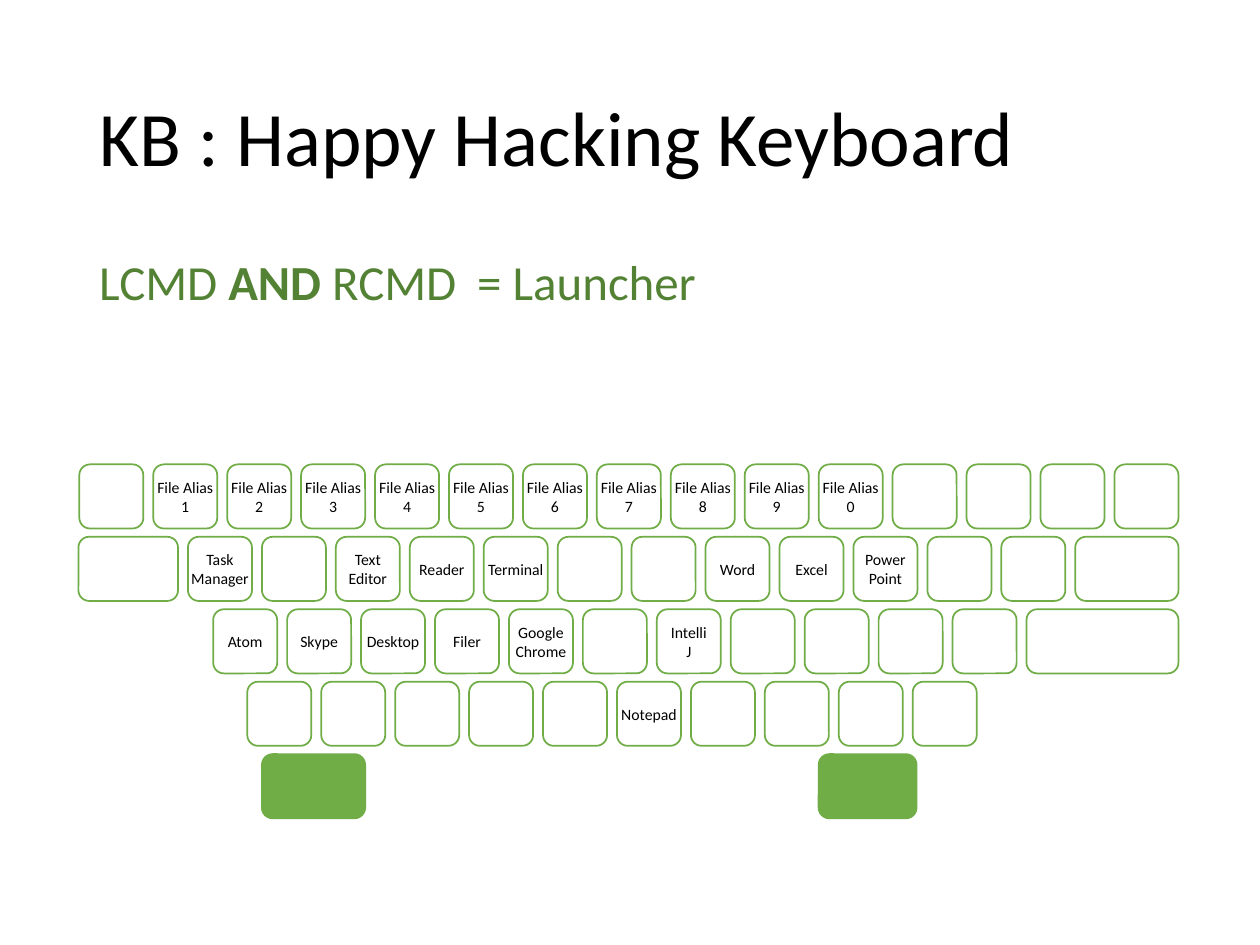
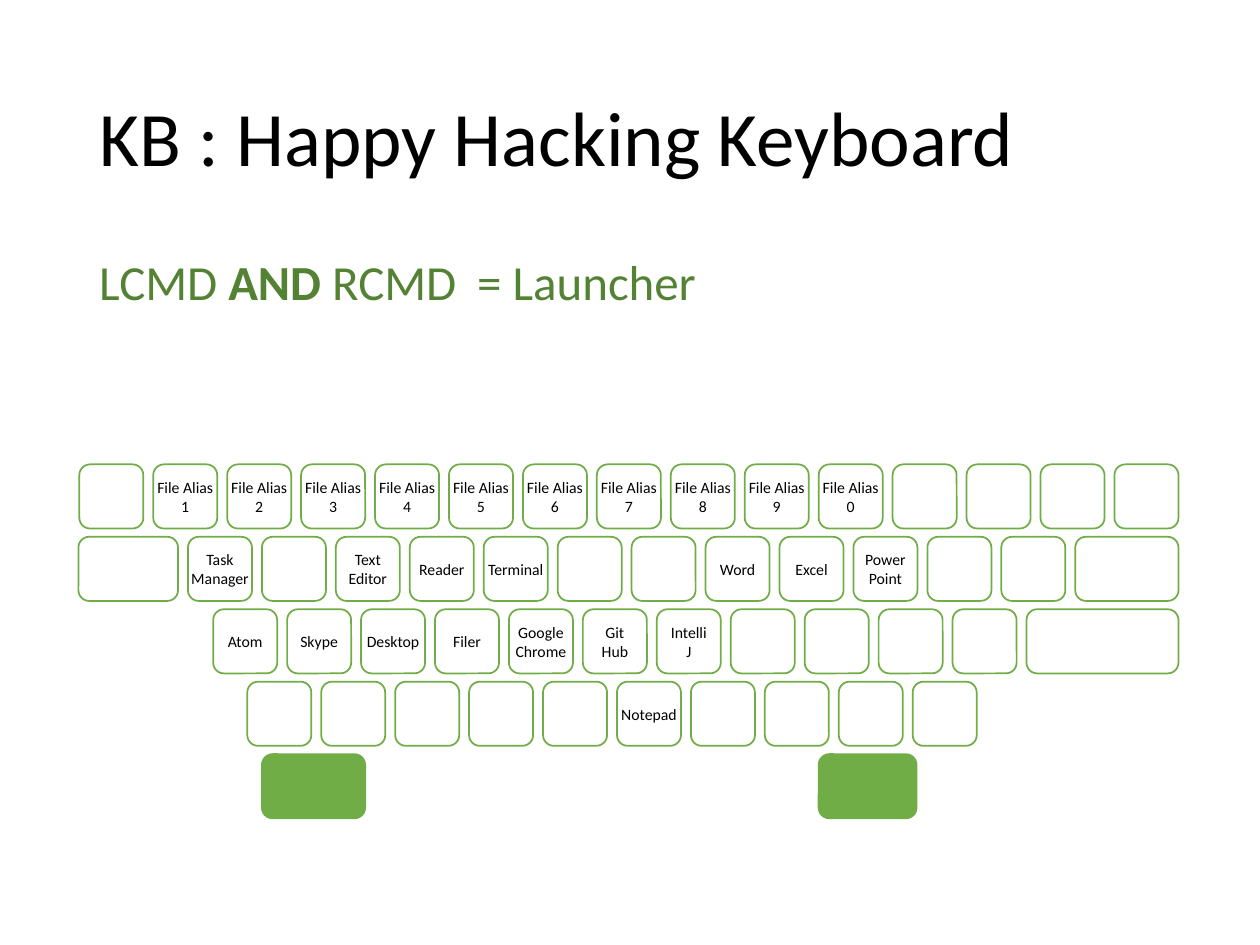
Before and after one commit to ittooo66/myAHK, a slide deck: slide 6 of MANUAL.pptx. Drawn at 1260x945 pixels with LibreOffice and Linux fonts; fonts in the diff are those of the drawing. Boxes give left, top, right and bottom in pixels: in the first picture for what was removed or moved away, otherwise in the second. Text is boxed around its words. In the diff, an @@ line names an element or a change of style, - is before the commit and + after.

Commit message:
Manual更新

```diff
--- a/MANUAL.pptx
+++ b/MANUAL.pptx
@@ text in rounded rectangle at <box>602,627,628,657</box>: text added @@
+Git
+Hub
```
